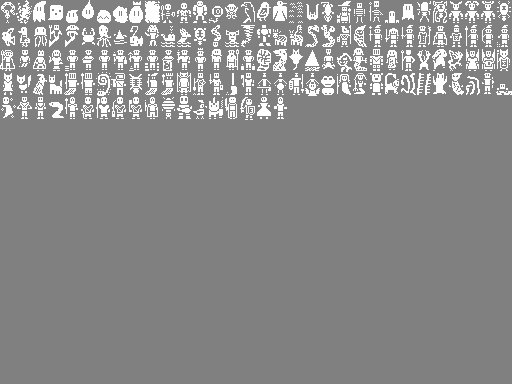
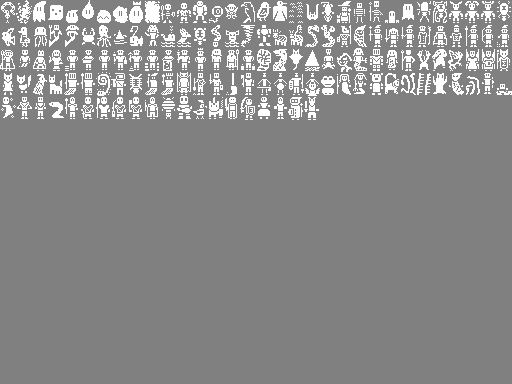
Comparing the layer stacks of the two 512 × 384 images. Changes:
painted on "Background" over bbox(257, 97, 319, 120)
